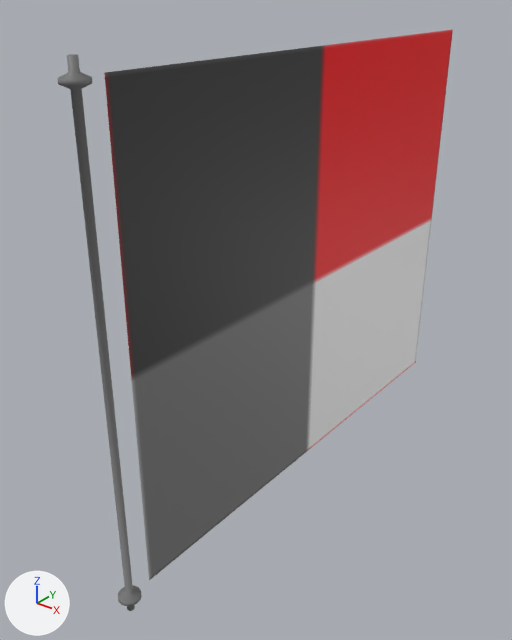
Two versions of the Blender file Assets/Flag/flag.blend, one commit apart.
Both versions are drawn from a 50 mm lens placed at (0.352, -0.314, 2.416), pointed at (-0.054, 0.195, 2.101). Every picture has the same lights, and +X, +Y and +Z are marked at lower left.

In view in the first picture: 'Flag', 'Pole'.
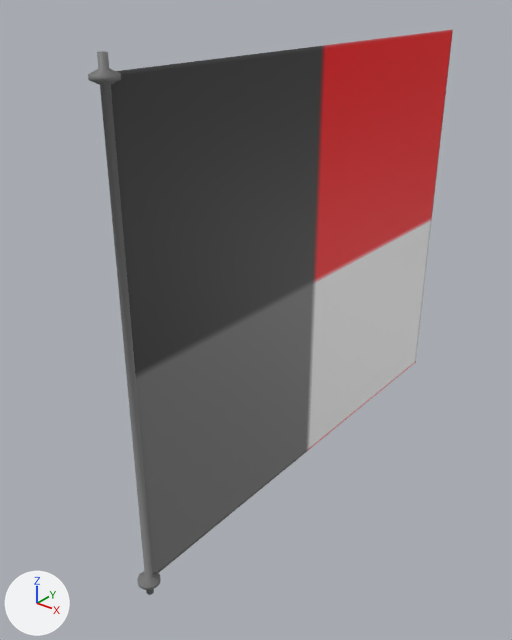
The newer file is also turned or shifted as a whole; pictures and numbers use the older file's frame.

Patch to the scene script:
```diff
--- a/Assets/Flag/flag.blend.py
+++ b/Assets/Flag/flag.blend.py
@@ me_meshpole @@
 me_meshpole.from_pydata(...)  # 320 vertices, 290 faces; spans x 0.013..0.034, y -0.034..-0.013, z 1.892..2.359
 # used by ob_pole; location = (0.0, 0.0, 0.014); rotation_euler = (0.0, 0.0, -1.571), in degrees (0, 0, -90)
+# me_meshpole part 1: the whole mesh is moved by (-0.024, 0.0, 0.0)
 me_meshpole.materials.append(mat_windsock)
```

What differs and where, as boxes (x1, y1, x2, y2) in the pictures (512 x 640 px):
'Pole', mesh moved
    before: (58, 54, 142, 611)
    after: (88, 51, 161, 595)
